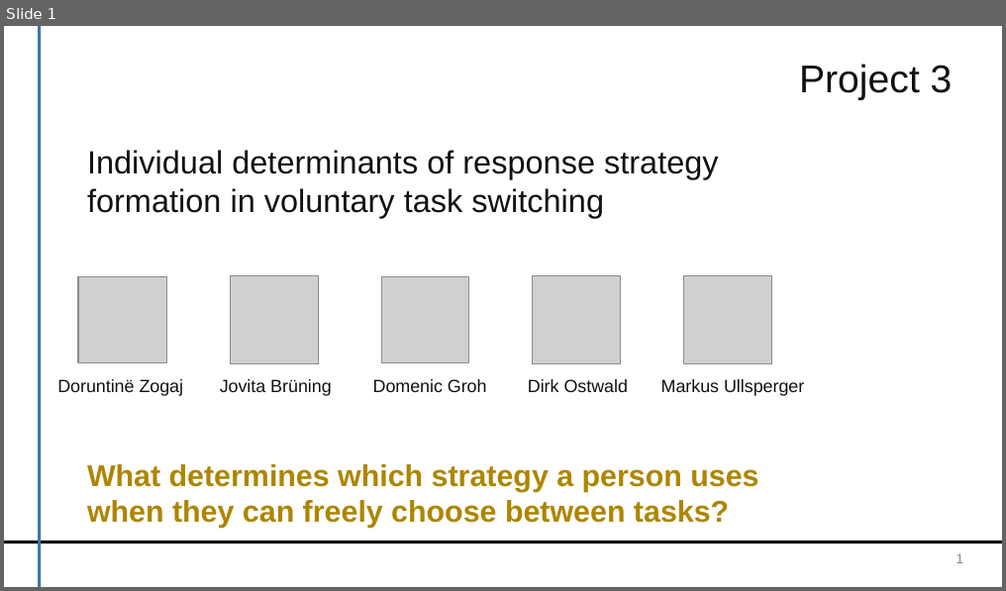
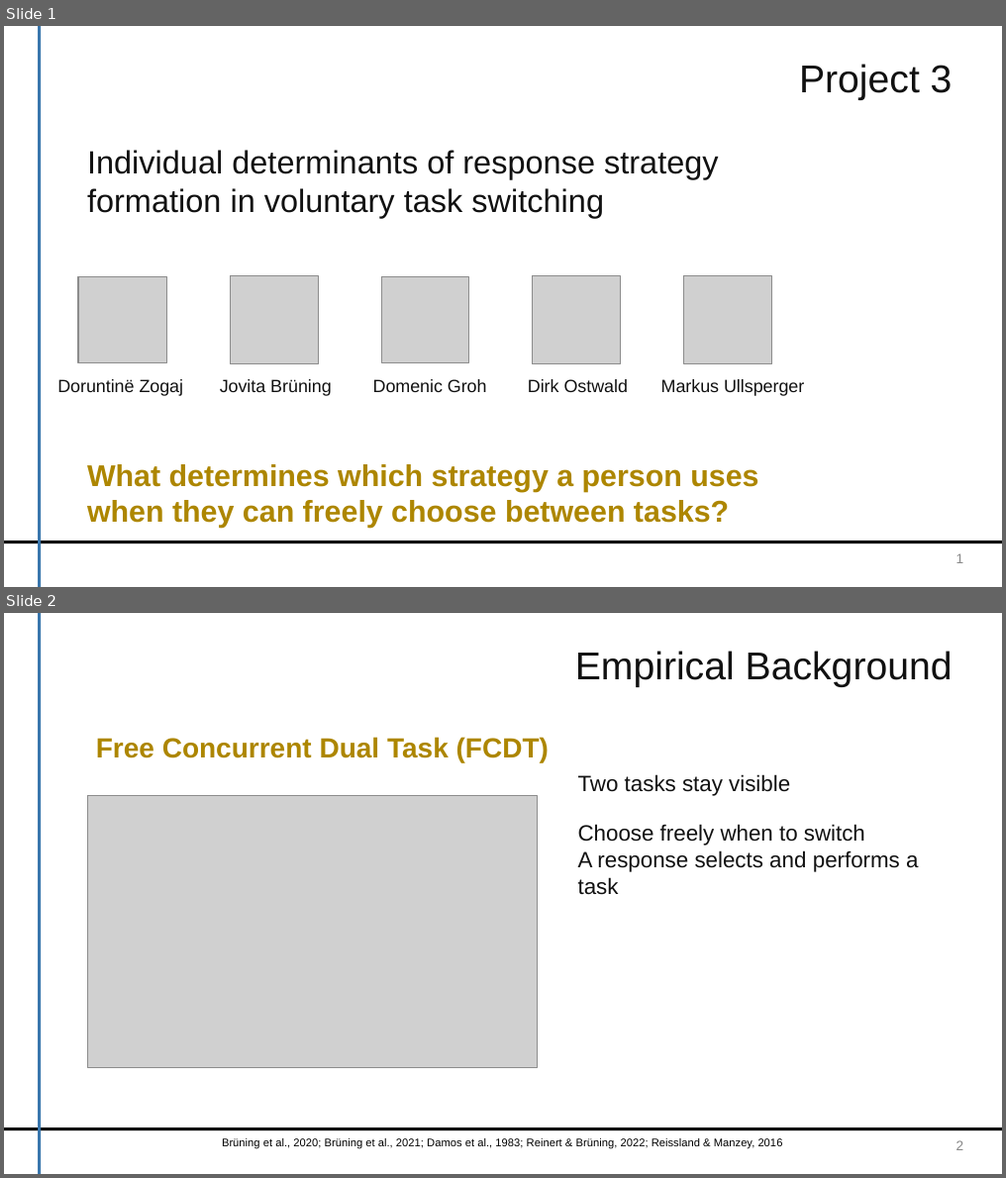
Before and after one commit to dirk-ostwald/Optimal-dual-task-performance, a slide deck: presentation/TP3-Kick-Off-Presentation-JB-DO.pptx. Shown one above the other, each under a label of ours: slide 1 before the commit, slides 1 and 2 after it. The pictures are 1006x591 and 1006x1178 pixels, drawn with LibreOffice and Linux fonts; fonts in the diff are those of the drawing; grey boxes stand for pictures; background and template pictures are left out. Boxes give left, top, right and bottom in pixels: in the first picture for what was removed or moved away, otherwise in the second. Text is boxed around its words. In the diff, an @@ line names an element or a change of style, - is before the commit and + after.

```diff
--- a/presentation/TP3-Kick-Off-Presentation-JB-DO.pptx
+++ b/presentation/TP3-Kick-Off-Presentation-JB-DO.pptx
@@ slide 2 added at [4,613,1002,1174], background #FFFFFF; not listed: 2 template elements that a slide beside it also shows @@
@@ text added at [575,651,952,687], 28 pt, text #111111 @@
+Empirical Background
@@ text added at [96,737,548,763], 20 pt, text #AD8600, bold @@
+Free Concurrent Dual Task (FCDT)
@@ text added at [578,774,790,796], 16 pt, text #111111 @@
+Two tasks stay visible
@@ picture added at [88,795,537,1068] @@
@@ text added at [578,824,918,895], 16 pt, text #111111 @@
+Choose freely when to switch
+A response selects and performs a task
@@ text added at [222,1139,783,1149], 8 pt, text #000000 @@
+Brüning et al., 2020; Brüning et al., 2021; Damos et al., 1983; Reinert & Brüning, 2022; Reissland & Manzey, 2016
@@ text added at [956,1141,964,1151], 9.8 pt, text #888888 @@
+2
```
Also in this commit, not shown: 7 slides changed, 19 other slides added, 11 other files.
